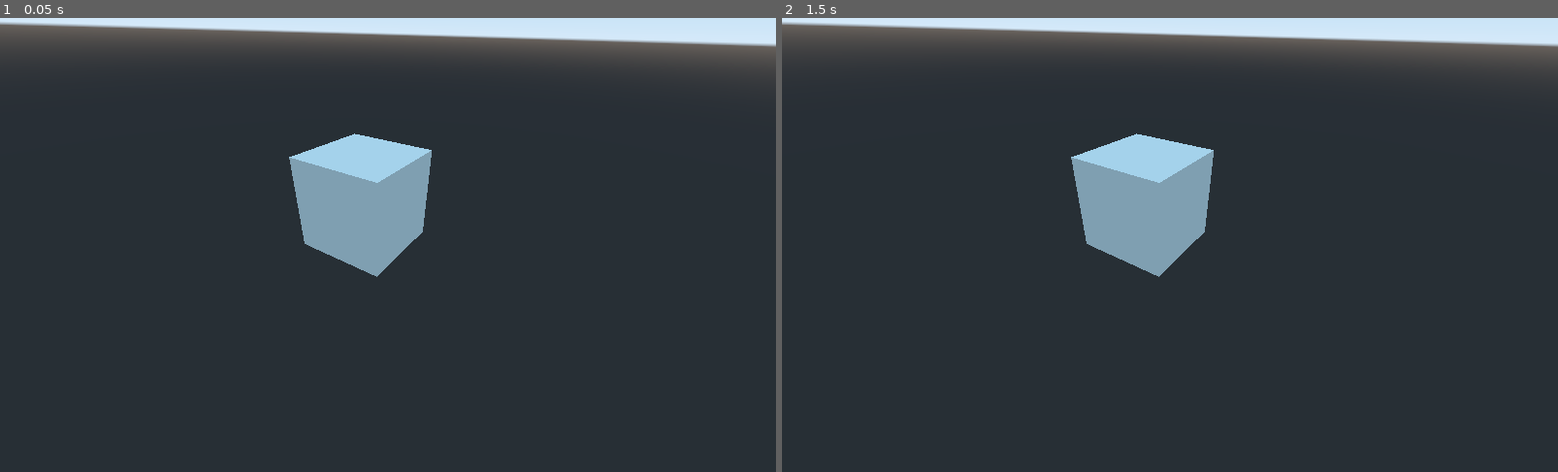
Above: before the commit, frames 1-2 (left to right).
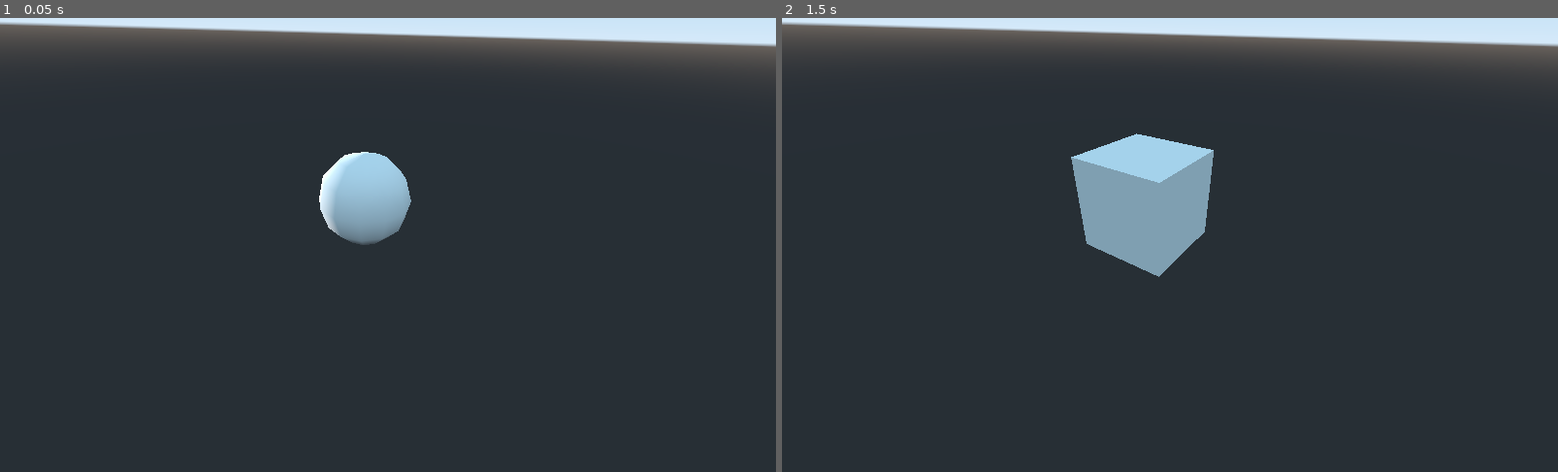
Above: after the commit, the same moments.

Repository: Marcin-sys/gameculling2
Game: Godot game, scene res://scenes/object_spawning_test.tscn
Same seed, same stepped clock (60 frames per second), same inputs: the game is played once before the commit and once after it.
Inputs:
- Up to frame 1 (0.05 s): no input
- Up to frame 2 (1.5 s): tap Enter at 0.5 s; tap Space at 1.25 s

The runs differ from the first frame. In frame 1, 3.3% of the frame differs, in the area x 37-56%, y 25-58%; in frame 2, nothing differs.

Commit message:
Added: Creating 10 random object from list, in the same place.

Diff:
--- a/Gameculling/assets/code/spawner.gd
+++ b/Gameculling/assets/code/spawner.gd
@@ -3,7 +3,7 @@
 var cube_scene = preload("res://scenes/cube.tscn")
 var cylinder_scene = preload("res://scenes/cylinder.tscn")
 var sphere_scene = preload("res://scenes/sphere.tscn")
-
+var y = 0
 
 # Declare member variables here. Examples:
 # var a = 2
@@ -12,11 +12,22 @@
 
 # Called when the node enters the scene tree for the first time.
 func _ready():
-	var cube_node = cube_scene.instance()
-	self.add_child(cube_node)
-	pass # Replace with function body.
+	#var cube_node = cube_scene.instance()
+	#self.add_child(cube_node)
+	var _delta = 1
+
+
+
 
 
 # Called every frame. 'delta' is the elapsed time since the previous frame.
-#func _process(delta):
-#	pass
+func _process(_delta):
+
+		if  y < 10:
+			randomize()
+			var list = [ cube_scene.instance() , cylinder_scene.instance() , sphere_scene.instance() ]
+			var drawned = list[randi() % list.size()]
+			self.add_child(drawned)
+			y+=1
+		else:
+			pass
Not shown: 2 places in Gameculling/scenes/object_spawning_test.tscn that only renumber resources
